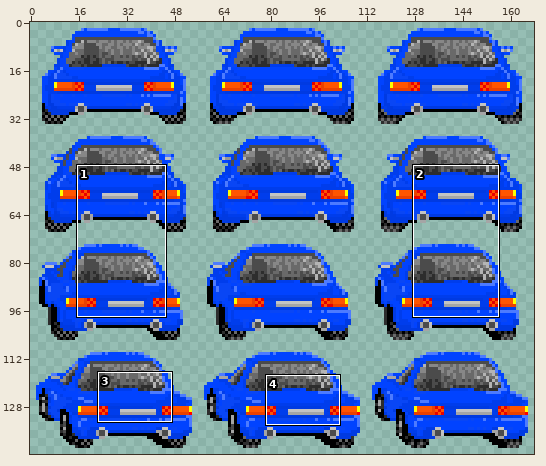
File history of a sprite sheet, assets/car-sheet-coupe-blue.png. Above, an overview of the earlier version with the close-up marked.
Close-up. The starting point:
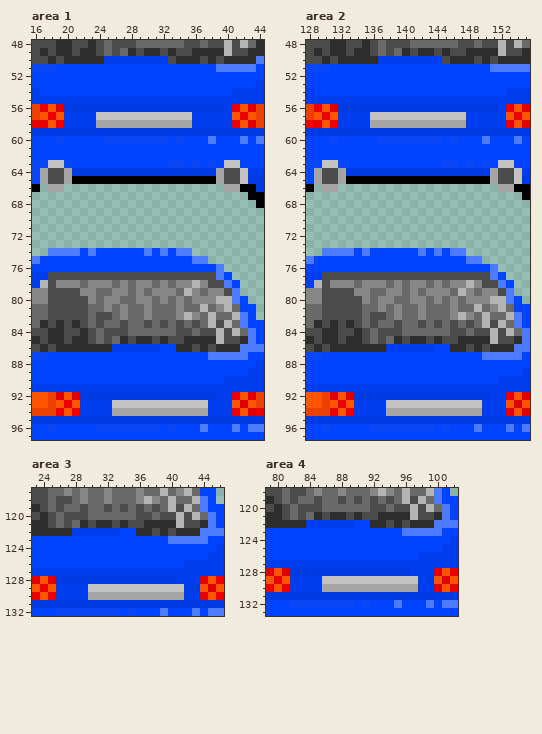
The file is 168x144 pixels. Shown: area 1: x 16..44, y 48..97; area 2: x 128..155, y 48..97; area 3: x 23..46, y 117..132; area 4: x 79..102, y 118..133. The commit also changed other parts of the picture, which this record leaves out.
Once edited:
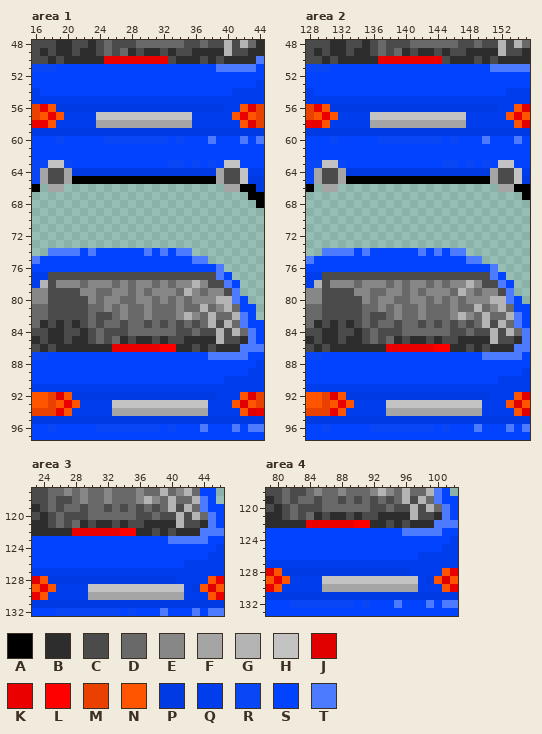
Palette (. is transparent): A #000000  B #2d2d2d  C #4b4b4b  D #696969  E #878787  F #a5a5a5  G #b4b4b4  H #c3c3c3  J #e10000  K #eb0000  L #ff0000  M #eb4100  N #ff5500  P #003ae2  Q #003dec  R #0946f5  S #0143ff  T #4d7bff
Diff:
--- area 1
@@ x 23..34 @@
 49 BCDCDBCBBCBC
-50 BBQQQQQQQQCB
+50 BBKKKKKKKKCB
 51 SSSSSSSSSSSS
@@ x 16..44 @@
 55 QQQQQQQQQQQQQQQQQQQQQQQQQQQQQ
-56 MKNJPPPPPPPPPPPPPPPPPPPPQKNJM
+56 MKNPPPPPPPPPPPPPPPPPPPPPQQNJM
 57 MNKNQQQQHHHHHHHHHHHHQQQQQNKNM
-58 KKNKQQQQFFFFFFFFFFFFQQQQQKNJM
+58 KKNQQQQQFFFFFFFFFFFFQQQQQQNJM
 59 PPPPPPPPPPPPPPPPPPPPPPPPPPPPP
@@ x 24..35 @@
 85 DCDBCBBCBCCB
-86 BBQQQQQQSSBB
+86 BBKKKKKKLLBB
 87 SSSSSSSSSSSS
@@ x 16..44 @@
 91 QQQQQQQQQQQQQQQQQQQQQQQQQQQQQ
-92 NNMJNJPPPPPPPPPPPPPPPPPQQKNJM
+92 NNMJNPPPPPPPPPPPPPPPPPPQQQNJM
 93 NNMNKNQQQQHHHHHHHHHHHHQQQNJNM
-94 MMMKNKQQQQFFFFFFFFFFFFQQQKNJK
+94 MMMKNQQQQQFFFFFFFFFFFFQQQQNJK
 95 PPPPPPPPPPPPPPPPPPPPPPPPPPPPP
--- area 2
@@ x 135..146 @@
 49 BCDCDBCBBCBC
-50 BBQQQQQQQQCB
+50 BBKKKKKKKKCB
 51 SSSSSSSSSSSS
@@ x 128..155 @@
 55 QQQQQQQQQQQQQQQQQQQQQQQQQQQQ
-56 MKNJPPPPPPPPPPPPPPPPPPPPQKNJ
+56 MKNPPPPPPPPPPPPPPPPPPPPPQQNJ
 57 MNKNQQQQHHHHHHHHHHHHQQQQQNKN
-58 KKNKQQQQFFFFFFFFFFFFQQQQQKNJ
+58 KKNQQQQQFFFFFFFFFFFFQQQQQQNJ
 59 PPPPPPPPPPPPPPPPPPPPPPPPPPPP
@@ x 136..147 @@
 85 DCDBCBBCBCCB
-86 BBQQQQQQSSBB
+86 BBKKKKKKLLBB
 87 SSSSSSSSSSSS
@@ x 128..155 @@
 91 QQQQQQQQQQQQQQQQQQQQQQQQQQQQ
-92 NNMJNJPPPPPPPPPPPPPPPPPQQKNJ
+92 NNMJNPPPPPPPPPPPPPPPPPPQQQNJ
 93 NNMNKNQQQQHHHHHHHHHHHHQQQNJN
-94 MMMKNKQQQQFFFFFFFFFFFFQQQKNJ
+94 MMMKNQQQQQFFFFFFFFFFFFQQQQNJ
 95 PPPPPPPPPPPPPPPPPPPPPPPPPPPP
--- area 3
@@ x 26..37 @@
 121 DCDBCBBCBCCB
-122 BBQQQQQQSSBB
+122 BBKKKKKKLLBB
 123 SSSSSSSSSSSS
@@ x 23..46 @@
 127 QQQQQQQQQQQQQQQQQQQQQQQQ
-128 JNJPPPPPPPPPPPPPPPQQQJNK
+128 JNPPPPPPPPPPPPPPPPQQQQNK
 129 NKNQQQQHHHHHHHHHHHHQPNJN
-130 KNKQQQQFFFFFFFFFFFFQQJNK
+130 KNQQQQQFFFFFFFFFFFFQQQNK
 131 PPPPPPPPPPPPPPPPPPPPPPPP
--- area 4
@@ x 82..93 @@
 121 DCDBCBBCBCCB
-122 BBQQQQQQSSBB
+122 BBKKKKKKLLBB
 123 SSSSSSSSSSSS
@@ x 79..102 @@
 127 QQQQQQQQQQQQQQQQQQQQQQQQ
-128 JNJPPPPPPPPPPPPPPPQQQJNK
+128 JNPPPPPPPPPPPPPPPPQQQQNK
 129 NKNQQQQHHHHHHHHHHHHQPNJN
-130 KNKQQQQFFFFFFFFFFFFQQJNK
+130 KNQQQQQFFFFFFFFFFFFQQQNK
 131 PPPPPPPPPPPPPPPPPPPPPPPP
